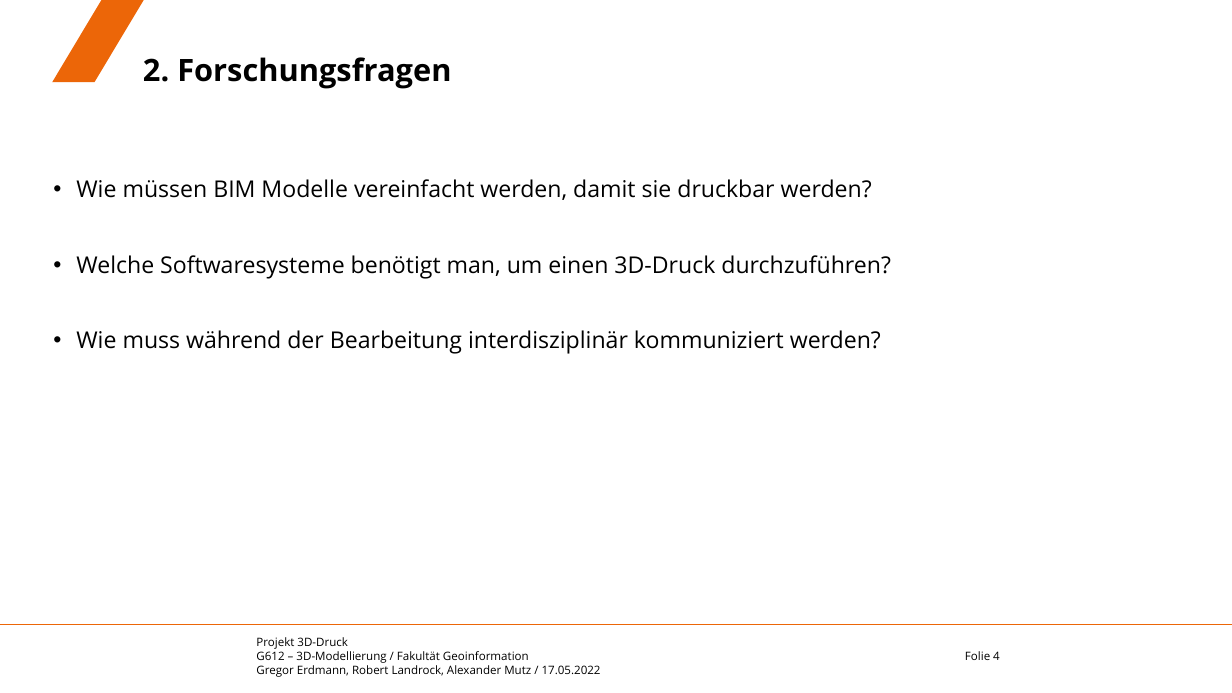
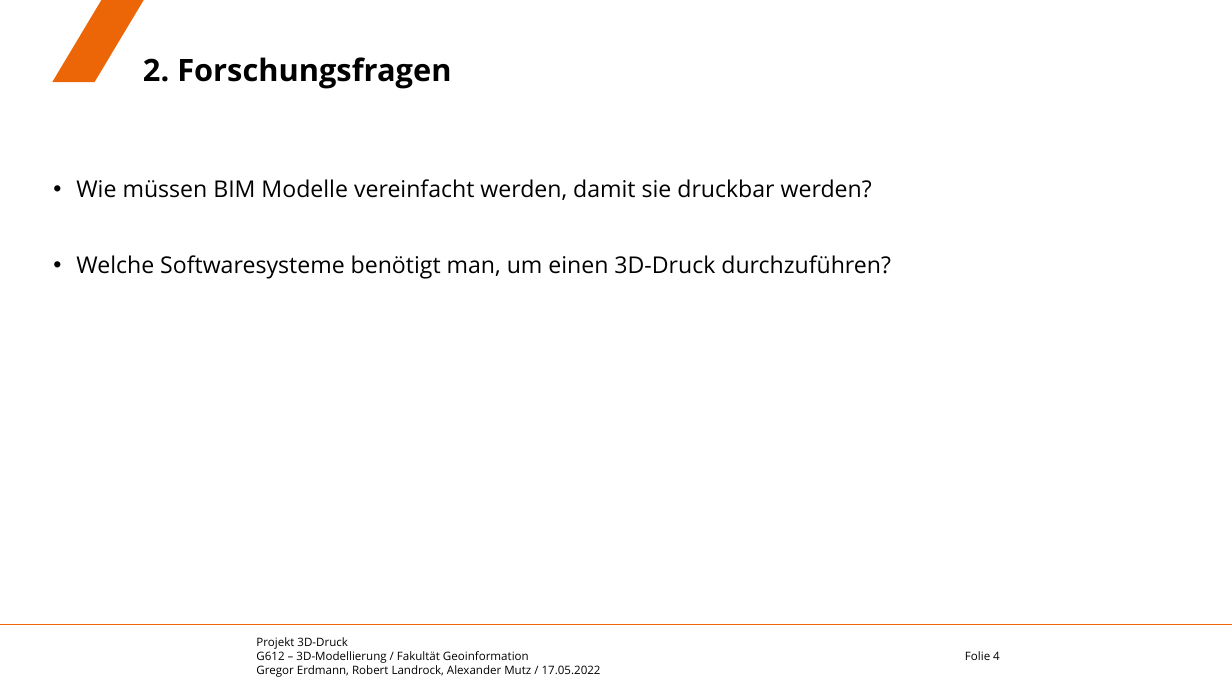
Before and after one commit to eamutz/LGS_print, a slide deck: slide 4 of zwischenvortrag.pptx. Drawn at 1232x693 pixels with LibreOffice and Linux fonts; fonts in the diff are those of the drawing; background and template pictures are left out. Boxes give left, top, right and bottom in pixels: in the first picture for what was removed or moved away, otherwise in the second. Text is boxed around its words. In the diff, an @@ line names an element or a change of style, - is before the commit and + after.

```diff
--- a/zwischenvortrag.pptx
+++ b/zwischenvortrag.pptx
@@ text at [76, 330, 881, 354]: paragraph removed @@
-• Wie muss während der Bearbeitung interdisziplinär kommuniziert werden?
```
Also in this commit, not shown: 5 other slides changed.
